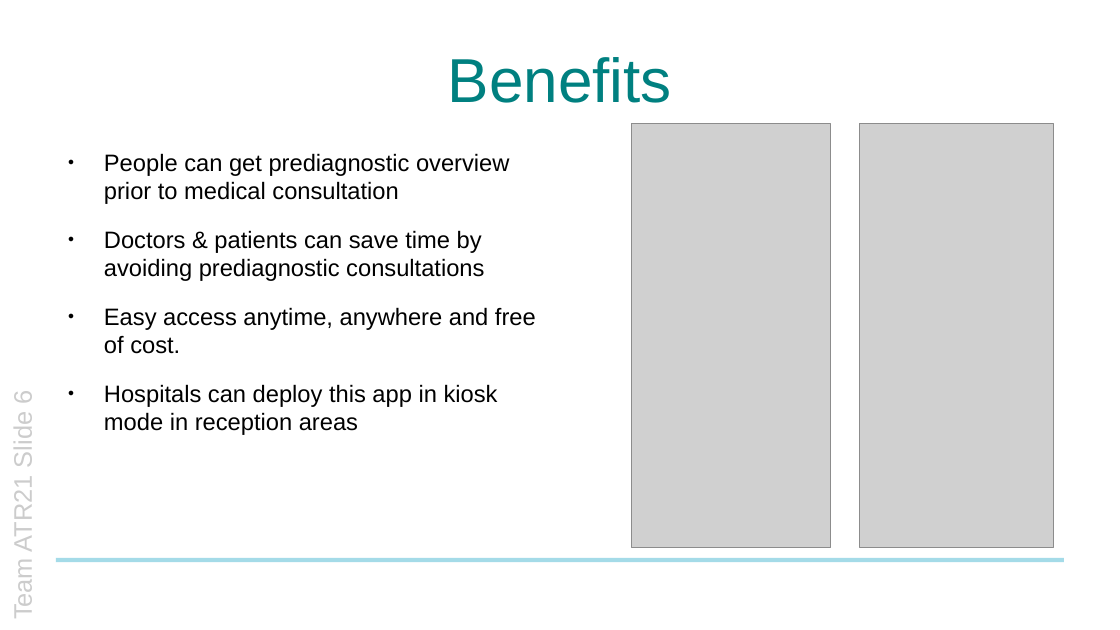
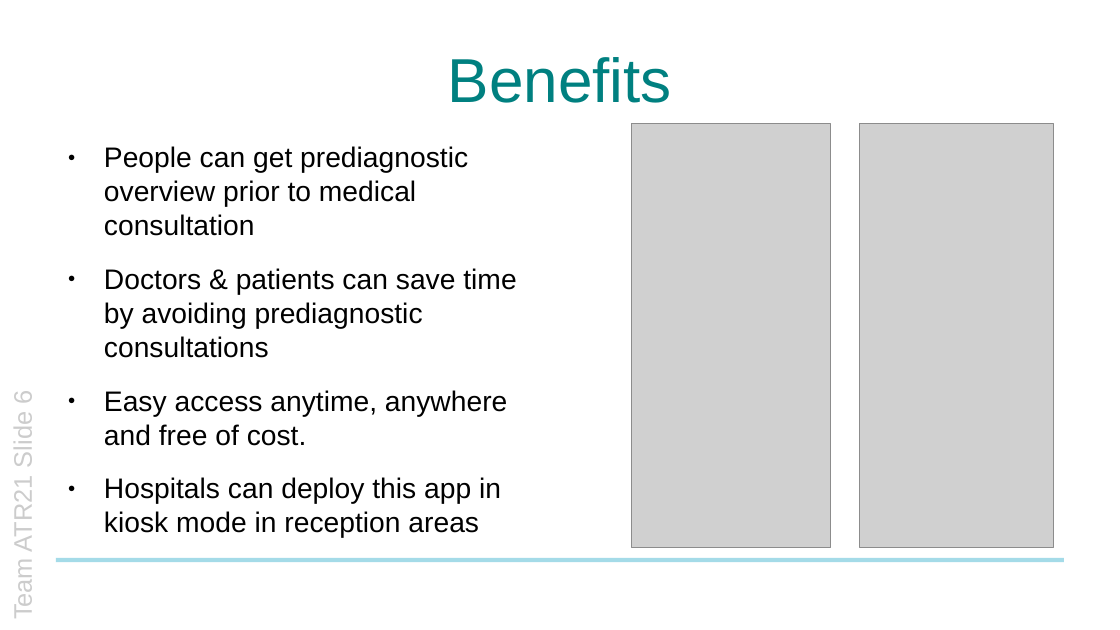
Before and after one commit to progmatix21/NTTDHack2022, a slide deck: slide 6 of Doc/hackathon_prsn_ms.pptx. Drawn at 1120x630 pixels with LibreOffice and Linux fonts; fonts in the diff are those of the drawing; grey boxes stand for pictures; background and template pictures are left out. Boxes give left, top, right and bottom in pixels: in the first picture for what was removed or moved away, otherwise in the second. Text is boxed around its words. In the diff, an @@ line names an element or a change of style, - is before the commit and + after.

```diff
--- a/Doc/hackathon_prsn_ms.pptx
+++ b/Doc/hackathon_prsn_ms.pptx
@@ text "People can get prediagnostic overview ..." moved from (x1=104, y1=153, x2=536, y2=435) to (x1=104, y1=146, x2=516, y2=538) @@
@@ text "People can get prediagnostic overview ..." at (x1=104, y1=146, x2=516, y2=538): size 16.8 to 20 pt @@
```
Also in this commit, not shown: 3 other slides changed, 6 other files.
